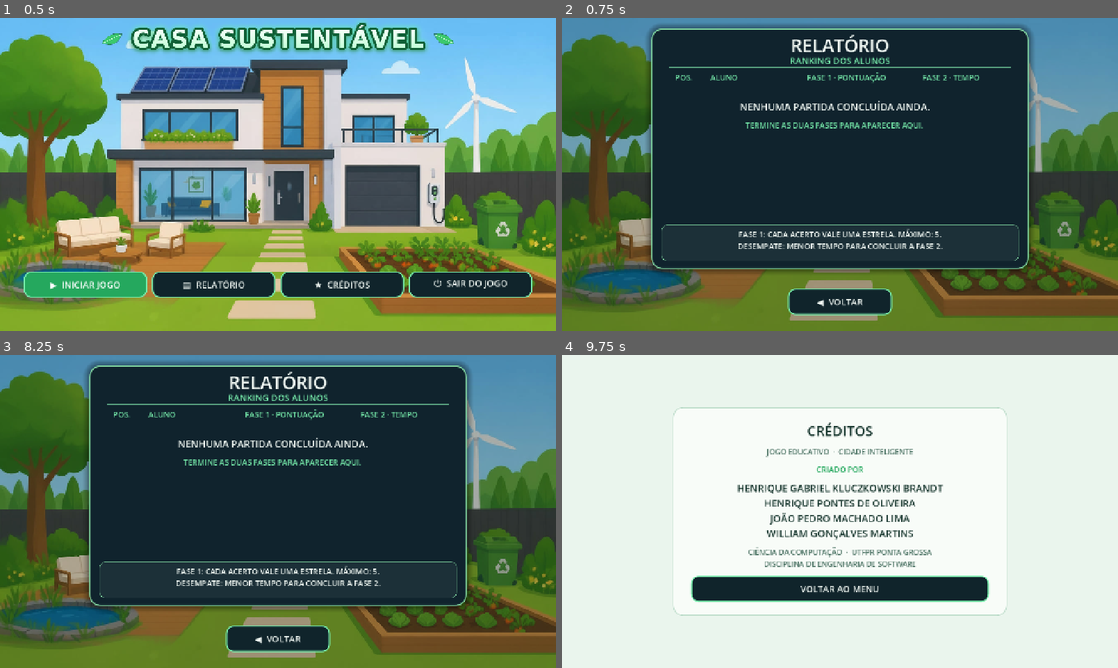
Above: before the commit, frames 1-4 (two rows, left to right).
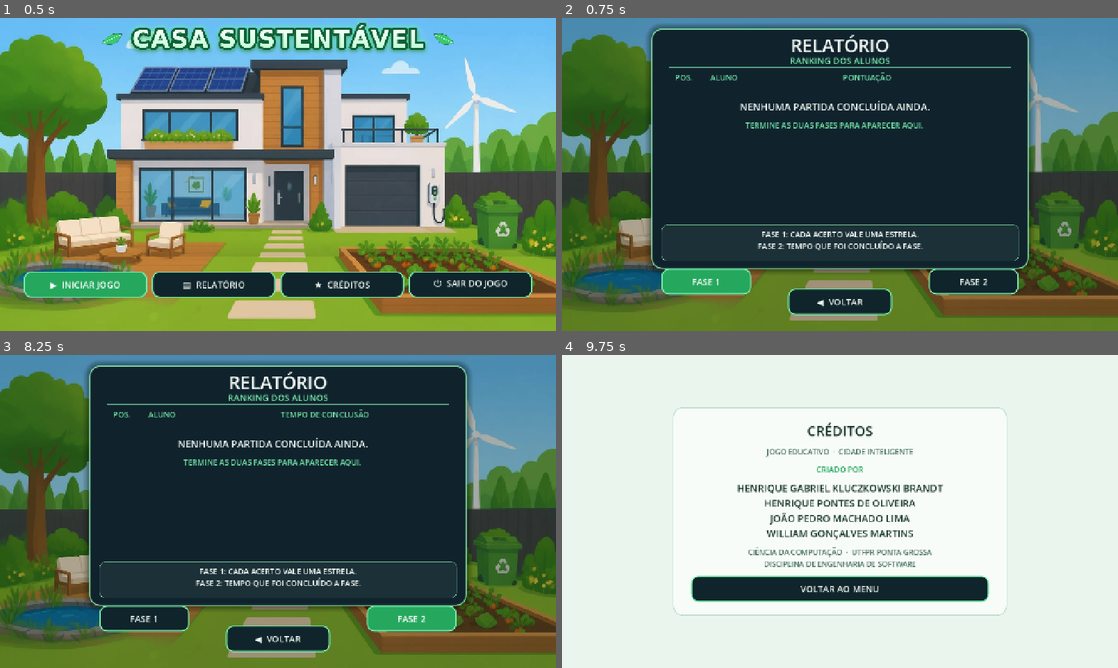
Above: after the commit, the same moments.

Repository: williamgoncalvesmartins/CasaSustentavel
Game: Godot game, scene res://main.tscn
The game is run twice, just before and just after one commit, with the same random seed, the same clock (stepped at 60 frames per second) and the same inputs.
Inputs (mouse positions are in pixels of both pictures, inside the frame that each line leads up to):
- Up to frame 1 (0.5 s): no input
- Up to frame 2 (0.75 s): click "▤ RELATÓRIO" at 0.5 s
- Up to frame 3 (8.25 s): click "◀ VOLTAR" at 1.25 s; click "★ CRÉDITOS" at 2 s; click "VOLTAR AO MENU" at 2.75 s; click "▶ INICIAR JOGO" at 3.5 s; click "VOLTAR" at 4.25 s; click "▶ INICIAR JOGO" at 5 s; click "VOLTAR" at 5.75 s; click "▤ RELATÓRIO" at 6.5 s; click (144, 617) at 7.25 s, where only the run after the commit has a clickable "FASE 1"; click (411, 617) at 8 s, where only the run after the commit has a clickable "FASE 2"
- Up to frame 4 (9.75 s): click "◀ VOLTAR" at 8.75 s; click "★ CRÉDITOS" at 9.5 s

Frame 1 is identical in both runs. In frame 2, 3.9% of the frame differs, in the area x 17-83%, y 17-89%; in frame 3, 4.0%; in frame 4, nothing differs.

Commit message:
Add files via upload

Diff:
--- /dev/null
+++ b/check_resume.gd
@@ -0,0 +1,67 @@
+extends SceneTree
+
+func _initialize() -> void:
+	call_deferred("check")
+
+func check() -> void:
+	var game = load("res://main.tscn").instantiate()
+	root.add_child(game)
+	game.progress_path = "res://resume_test.json"
+	game.report_path = "res://resume_report_test.json"
+	game.report_rows = []
+	game.student_name = "TESTE"
+	game.start_game()
+	assert(game.QUESTIONS.size() == 3)
+	for i in range(3):
+		game.question_index = i
+		game.answered = false
+		game.show_question()
+		game.save_current_progress()
+		game.question_index = 0
+		game.resume_snapshot()
+		assert(game.question_index == i and not game.answered)
+	game.answer_question(0)
+	var points: int = game.score
+	game.toggle_pause()
+	game.toggle_pause()
+	assert(not game.get_meta("next_button").disabled)
+	game.answer_question(0)
+	assert(game.score == points, "DUPLICATE SCORE")
+	game.start_word_search()
+	game.elapsed = 91.5
+	game.found_words.append("MEDIDAS")
+	for x in range(4, 11):
+		game.found_cells.append(Vector2i(x, 0))
+	game.save_current_progress()
+	game.queue_free()
+	await process_frame
+	game = load("res://main.tscn").instantiate()
+	root.add_child(game)
+	game.progress_path = "res://resume_test.json"
+	game.report_path = "res://resume_report_test.json"
+	game.report_rows = []
+	game.resume_snapshot()
+	assert(game.page == "PALAVRAS")
+	assert(game.elapsed == 91.5 and game.found_cells.size() == 7 and game.found_words.has("MEDIDAS"))
+	game.elapsed = 3598.5
+	game._process(10)
+	assert(game.elapsed == 3599)
+	game.toggle_pause()
+	game._process(10)
+	assert(game.elapsed == 3599)
+	game.toggle_pause()
+	game.found_words.assign(game.WORDS)
+	game.show_word_search()
+	assert(game.is_paused)
+	assert(not FileAccess.file_exists(game.progress_path))
+	game.report_rows = [{"aluno":"A", "concluido":true,"fase_1_total":3,"fase_1_acertos":3,"tempo_fase_2_segundos":100},{"aluno":"B", "concluido":true,"fase_1_total":3,"fase_1_acertos":1,"tempo_fase_2_segundos":50}]
+	game.report_phase = 1
+	assert(game.ranking_rows()[0].aluno == "A")
+	game.show_report()
+	game.report_phase = 2
+	assert(game.ranking_rows()[0].aluno == "B")
+	game.show_report()
+	await process_frame
+	DirAccess.remove_absolute(ProjectSettings.globalize_path(game.report_path))
+	print("PASS: 3 QUESTIONS; SAVED/RELOADED PROGRESS; MARKED WORDS/TIME; PAUSE; 59:59 CAP; COMPLETION; TWO RANKINGS")
+	quit()
--- a/main.gd
+++ b/main.gd
@@ -17,8 +17,6 @@
 	{"kind":"CAPACIDADE","ask":"QUAL CAIXA GUARDA MAIS ÁGUA?","a":"CAIXA A  ·  500 LITROS","b":"CAIXA B  ·  1.000 LITROS","correct":1,"hint":"COMPARE A QUANTIDADE DE LITROS."},
 	{"kind":"COMPRIMENTO","ask":"QUAL CAMINHO É MAIS COMPRIDO?","a":"CAMINHO A  ·  8 METROS","b":"CAMINHO B  ·  5 METROS","correct":0,"hint":"COMPARE O NÚMERO DE METROS."},
 	{"kind":"MASSA","ask":"QUAL SACO DE COMPOSTO É MAIS LEVE?","a":"SACO A  ·  2 QUILOS","b":"SACO B  ·  5 QUILOS","correct":0,"hint":"QUILOS INDICAM A MASSA."},
-	{"kind":"TEMPO","ask":"QUAL LÂMPADA FICA ACESA POR MAIS TEMPO?","a":"LÂMPADA A  ·  4 HORAS","b":"LÂMPADA B  ·  7 HORAS","correct":1,"hint":"COMPARE A QUANTIDADE DE HORAS."},
-	{"kind":"TEMPERATURA","ask":"QUAL DIA ESTÁ MAIS QUENTE?","a":"DIA A  ·  18 GRAUS","b":"DIA B  ·  25 GRAUS","correct":1,"hint":"COMPARE OS GRAUS DO TERMÔMETRO."}
 ]
 const WORDS = ["SUSTENTABILIDADE", "EFICIÊNCIA", "CONSUMO", "DESPERDÍCIO", "ECONOMIA", "GRANDEZAS", "MEDIDAS"]
 const ALPHABET = "ABCDEFGHIJKLMNOPQRSTUVXZ"
@@ -37,6 +35,8 @@
 var report_rows: Array = []
 var session_id := ""
 var report_path := SAVE_PATH
+var progress_path := "user://progresso.json"
+var report_phase := 1
 var feedback_label: Label
 var clock_label: Label
 var exercise_area: VBoxContainer
@@ -48,7 +48,7 @@
 
 func _process(delta: float) -> void:
 	if page == "PALAVRAS" and not is_paused:
-		elapsed += delta
+		elapsed = minf(elapsed + delta, 3599.0)
 		if is_instance_valid(clock_label):
 			clock_label.text = format_time(int(elapsed))
 
@@ -183,7 +183,7 @@
 	var row := HBoxContainer.new()
 	row.add_theme_constant_override("separation", 12)
 	layout.add_child(row)
-	row.add_child(make_button("▶  INICIAR JOGO", ask_student_name, true))
+	row.add_child(make_button("▶  INICIAR JOGO", play_or_resume, true))
 	row.add_child(make_button("▤  RELATÓRIO", show_report))
 	row.add_child(make_button("★  CRÉDITOS", show_credits))
 	row.add_child(make_button("⏻  SAIR DO JOGO", quit_game))
@@ -260,6 +260,7 @@
 	start_game()
 
 func start_game() -> void:
+	clear_snapshot()
 	session_id = str(Time.get_unix_time_from_system()) + "-" + str(randi())
 	found_words.clear()
 	elapsed = 0.0
@@ -330,7 +331,7 @@
 	progress.anchor_bottom = 0.945
 	add_child(progress)
 	var next := make_button("PRÓXIMO  →", next_question, true)
-	next.disabled = true
+	next.disabled = not answered
 	next.anchor_left = 0.63
 	next.anchor_top = 0.86
 	next.anchor_right = 0.89
@@ -485,10 +486,9 @@
 	settings.pressed.connect(toggle_pause)
 	word_place(settings, Rect2(1290, 23, 61, 61))
 	if found_words.size() == WORDS.size():
-		var finish := make_button("CONCLUIR JOGO", complete_game, true)
-		word_place(finish, Rect2(808, 686, 386, 64))
-
-func show_phase_settings() -> void:
+		show_words_complete()
+
+func old_phase_settings() -> void:
 	var dialog := ConfirmationDialog.new()
 	dialog.title = "OPÇÕES DA FASE"
 	dialog.dialog_text = "O QUE VOCÊ QUER FAZER?"
@@ -579,16 +579,16 @@
 	box.set_anchors_and_offsets_preset(Control.PRESET_FULL_RECT)
 	cover.add_child(box)
 	var panel := make_panel(PAPER)
-	panel.custom_minimum_size = Vector2(490, 260)
+	panel.custom_minimum_size = Vector2(620, 280)
 	box.add_child(panel)
 	var col := content_column(18)
 	panel.add_child(col)
-	col.add_child(make_label("JOGO PAUSADO", 30, TEXT_DARK, true))
-	col.add_child(make_label("VOCÊ PODE CONTINUAR QUANDO ESTIVER PRONTO.", 18, TEXT_DARK, true))
+	col.add_child(make_label("JOGO PAUSADO", 44, TEXT_DARK, true))
 	col.add_child(make_button("CONTINUAR", toggle_pause, true))
 	col.add_child(make_button("SALVAR E VOLTAR AO MENU", save_current_progress, true))
 
 func save_current_progress() -> void:
+	save_snapshot()
 	is_paused = false
 	save_current_row()
 	show_menu()
@@ -599,6 +599,8 @@
 	upsert_report({"aluno": student_name, "fase_1_acertos": score, "fase_1_total": QUESTIONS.size(), "fase_2_encontradas": found_words.size(), "fase_2_total": WORDS.size(), "tempo_fase_2_segundos": int(elapsed), "concluido": false, "atualizado_em": Time.get_datetime_string_from_system()})
 
 func complete_game() -> void:
+	is_paused = false
+	clear_snapshot()
 	var duration := int(elapsed)
 	upsert_report({"aluno": student_name, "fase_1_acertos": score, "fase_1_total": QUESTIONS.size(), "fase_2_encontradas": found_words.size(), "fase_2_total": WORDS.size(), "tempo_fase_2_segundos": duration, "concluido": true, "atualizado_em": Time.get_datetime_string_from_system()})
 	clear_screen()
@@ -642,9 +644,11 @@
 func ranking_rows() -> Array:
 	var ranking: Array = []
 	for entry in report_rows:
-		if entry is Dictionary and entry.get("concluido", false) and not str(entry.get("aluno", "")).strip_edges().is_empty():
+		if entry is Dictionary and (report_phase == 2 or int(entry.get("fase_1_total", 5)) == 3) and entry.get("concluido", false) and not str(entry.get("aluno", "")).strip_edges().is_empty():
 			ranking.append(entry)
 	ranking.sort_custom(func(a: Dictionary, b: Dictionary) -> bool:
+		if report_phase == 2:
+			return int(a.get("tempo_fase_2_segundos", 0)) < int(b.get("tempo_fase_2_segundos", 0))
 		var sa := int(a.get("fase_1_acertos", 0))
 		var sb := int(b.get("fase_1_acertos", 0))
 		if sa != sb:
@@ -687,8 +691,7 @@
 	line.size = Vector2(842, 2)
 	report_label(frame, "POS.", Rect2(47, 103, 65, 34), 19, MINT, true)
 	report_label(frame, "ALUNO", Rect2(145, 103, 230, 34), 19, MINT)
-	report_label(frame, "FASE 1 · PONTUAÇÃO", Rect2(382, 103, 265, 34), 19, MINT)
-	report_label(frame, "FASE 2 · TEMPO", Rect2(665, 103, 220, 34), 19, MINT)
+	report_label(frame, "PONTUAÇÃO" if report_phase == 1 else "TEMPO DE CONCLUSÃO", Rect2(470, 103, 400, 34), 19, MINT)
 	var scroll := ScrollContainer.new()
 	scroll.name = "RankingScroll"
 	scroll.horizontal_scroll_mode = ScrollContainer.SCROLL_MODE_DISABLED
@@ -715,26 +718,36 @@
 			row.add_theme_stylebox_override("panel", gold)
 		list.add_child(row)
 		var medal := Color("#f3d878") if i == 0 else (Color("#c4d3dd") if i == 1 else (Color("#dca778") if i == 2 else MINT))
-		report_label(row, str(i + 1), Rect2(17, 3, 65, 38), 25, medal, true)
+		if i < 3:
+			var badge := Panel.new()
+			badge.add_theme_stylebox_override("panel", word_style(medal, 18, 2))
+			row.add_child(badge)
+			badge.position = Vector2(33, 5)
+			badge.size = Vector2(34, 34)
+		report_label(row, str(i + 1), Rect2(17, 3, 65, 38), 25, DARK if i < 3 else PAPER, true)
 		var name_label := report_label(row, str(entry.get("aluno", "")), Rect2(120, 3, 231, 38), 23)
 		name_label.tooltip_text = str(entry.get("aluno", "")).to_upper()
-		var points := clampi(int(entry.get("fase_1_acertos", 0)), 0, 5)
-		for n in range(5):
+		var points := clampi(int(entry.get("fase_1_acertos", 0)), 0, 3)
+		for n in range(3 if report_phase == 1 else 0):
 			var star := Control.new()
 			star.set_script(preload("res://score_star.gd"))
 			star.earned = n < points
 			row.add_child(star)
 			star.position = Vector2(355 + n * 29, 5)
 			star.size = Vector2(30, 34)
-		report_label(row, "%d/5" % points, Rect2(510, 3, 75, 38), 24)
-		report_label(row, format_time(int(entry.get("tempo_fase_2_segundos", 0))), Rect2(662, 3, 171, 38), 27)
+		if report_phase == 1:
+			report_label(row, "%d/3" % points, Rect2(510, 3, 75, 38), 24)
+		else:
+			report_label(row, format_time(mini(int(entry.get("tempo_fase_2_segundos", 0)), 3599)), Rect2(460, 3, 270, 38), 27)
 	var note := Panel.new()
 	note.add_theme_stylebox_override("panel", word_style(Color("#1c3038"), 14, 1))
 	word_place(note, Rect2(244, 507, 877, 90))
-	report_label(note, "FASE 1: CADA ACERTO VALE UMA ESTRELA. MÁXIMO: 5.", Rect2(10, 10, 857, 28), 19, PAPER, true)
-	report_label(note, "DESEMPATE: MENOR TEMPO PARA CONCLUIR A FASE 2.", Rect2(10, 39, 857, 28), 19, PAPER, true)
+	report_label(note, "FASE 1: CADA ACERTO VALE UMA ESTRELA.", Rect2(10, 10, 857, 28), 19, PAPER, true)
+	report_label(note, "FASE 2: TEMPO QUE FOI CONCLUÍDO A FASE.", Rect2(10, 39, 857, 28), 19, PAPER, true)
 	var back := make_button("◀  VOLTAR", show_menu)
 	word_place(back, Rect2(554, 664, 256, 65))
+	word_place(make_button("FASE 1", func(): report_phase = 1; show_report(), report_phase == 1), Rect2(244, 615, 220, 45))
+	word_place(make_button("FASE 2", func(): report_phase = 2; show_report(), report_phase == 2), Rect2(900, 615, 220, 45))
 
 func choose_csv_path() -> void:
 	var picker := FileDialog.new()
@@ -791,3 +804,87 @@
 
 func format_time(seconds: int) -> String:
 	return "%02d:%02d" % [seconds / 60, seconds % 60]
+
+func show_phase_settings() -> void:
+	toggle_pause()
+
+func clear_snapshot() -> void:
+	if FileAccess.file_exists(progress_path):
+		DirAccess.remove_absolute(ProjectSettings.globalize_path(progress_path))
+
+func save_snapshot() -> void:
+	var cells: Array = []
+	for cell in found_cells:
+		cells.append([cell.x, cell.y])
+	var data := {"page": page, "name": student_name, "question": question_index, "score": score, "answered": answered, "elapsed": elapsed, "words": found_words, "cells": cells, "grid": grid, "start": [word_start.x, word_start.y], "session": session_id}
+	var file := FileAccess.open(progress_path, FileAccess.WRITE)
+	if file:
+		file.store_string(JSON.stringify(data))
+
+func play_or_resume() -> void:
+	if not FileAccess.file_exists(progress_path):
+		ask_student_name()
+		return
+	clear_screen()
+	page = "RETOMAR"
+	add_screen_background(BG_CLEAN, Color(0.02, 0.10, 0.08, 0.25))
+	var col := centered_panel()
+	add_heading(col, "PARTIDA SALVA")
+	col.add_child(make_button("CONTINUAR DE ONDE PAROU", resume_snapshot, true))
+	col.add_child(make_button("REINICIAR O JOGO", func(): clear_snapshot(); ask_student_name()))
+	col.add_child(make_button("VOLTAR", show_menu))
+
+func resume_snapshot() -> void:
+	var file := FileAccess.open(progress_path, FileAccess.READ)
+	if file == null:
+		ask_student_name()
+		return
+	var data = JSON.parse_string(file.get_as_text())
+	if not data is Dictionary:
+		ask_student_name()
+		return
+	student_name = str(data.get("name", ""))
+	question_index = clampi(int(data.get("question", 0)), 0, 3)
+	score = clampi(int(data.get("score", 0)), 0, 3)
+	answered = bool(data.get("answered", false))
+	elapsed = clampf(float(data.get("elapsed", 0)), 0, 3599)
+	session_id = str(data.get("session", ""))
+	found_words.assign(data.get("words", []))
+	found_cells.clear()
+	for cell in data.get("cells", []):
+		found_cells.append(Vector2i(int(cell[0]), int(cell[1])))
+	grid = data.get("grid", [])
+	var start = data.get("start", [-1, -1])
+	word_start = Vector2i(int(start[0]), int(start[1]))
+	is_paused = false
+	if data.get("page", "") == "PALAVRAS":
+		show_word_search()
+	elif question_index >= 3:
+		show_phase_one_result()
+	else:
+		show_question()
+
+func show_words_complete() -> void:
+	is_paused = true
+	clear_snapshot()
+	upsert_report({"aluno": student_name, "fase_1_acertos": score, "fase_1_total": 3, "fase_2_encontradas": 7, "fase_2_total": 7, "tempo_fase_2_segundos": int(elapsed), "concluido": true, "atualizado_em": Time.get_datetime_string_from_system()})
+	var cover := ColorRect.new()
+	cover.color = Color(0.02, 0.08, 0.08, 0.76)
+	cover.set_anchors_and_offsets_preset(Control.PRESET_FULL_RECT)
+	add_child(cover)
+	var center := CenterContainer.new()
+	center.set_anchors_and_offsets_preset(Control.PRESET_FULL_RECT)
+	cover.add_child(center)
+	var panel := make_panel(PAPER)
+	panel.custom_minimum_size = Vector2(800, 300)
+	center.add_child(panel)
+	var col := content_column(24)
+	panel.add_child(col)
+	add_heading(col, "PARABÉNS!")
+	var row := HBoxContainer.new()
+	col.add_child(row)
+	var message := make_label("VOCÊ ENCONTROU TODAS AS 7 PALAVRAS!", 27, TEXT_DARK, true)
+	message.size_flags_horizontal = Control.SIZE_EXPAND_FILL
+	row.add_child(message)
+	row.add_child(make_label(format_time(int(elapsed)), 42, GREEN, true))
+	col.add_child(make_button("CONTINUAR", complete_game, true))
Not shown, added: check_resume.gd.uid
Not shown, added: resume_check.log
Not shown, added: update_check.log
